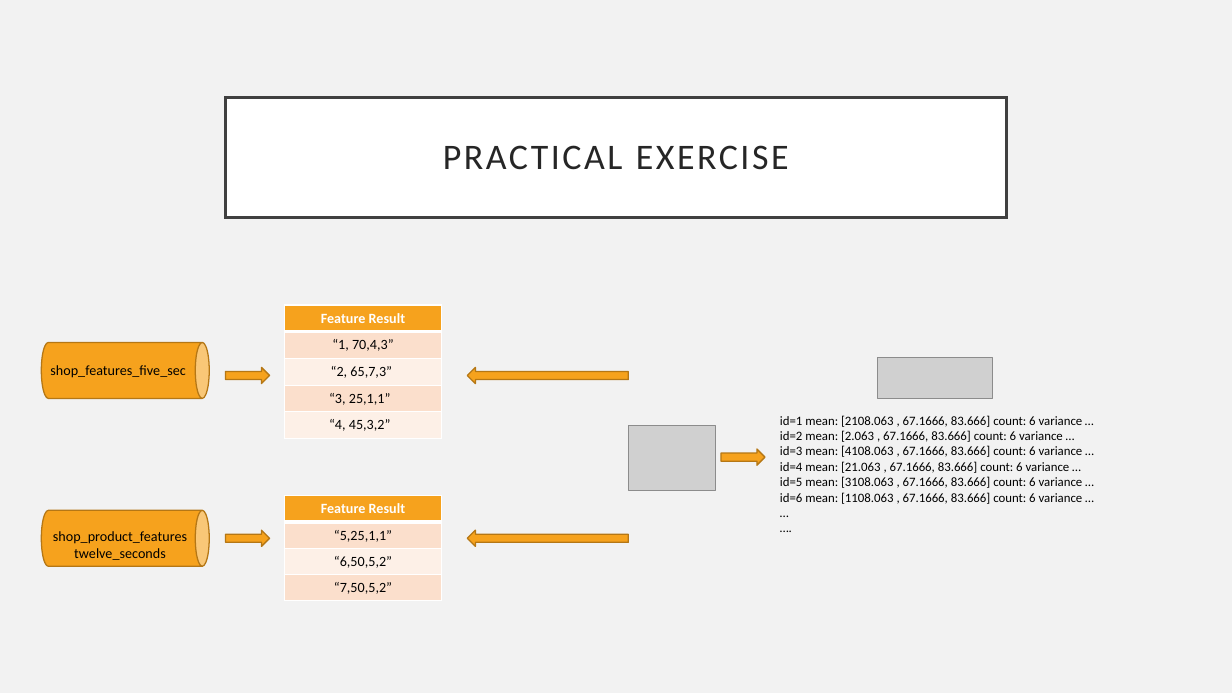
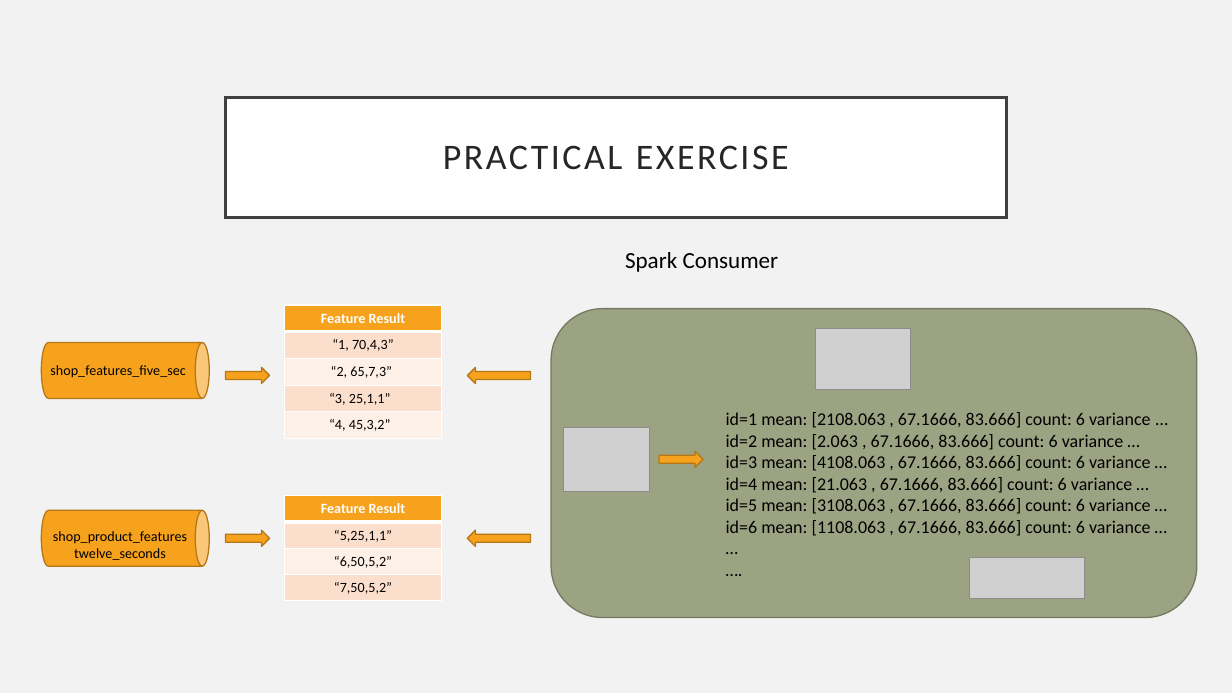
Before and after one commit to dvirgiln/streams-kafka, a slide deck: slide 8 of streams_meetup_presentation.pptx. Drawn at 1232x693 pixels with LibreOffice and Linux fonts; fonts in the diff are those of the drawing; grey boxes stand for pictures. Boxes give left, top, right and bottom in pixels: in the first picture for what was removed or moved away, otherwise in the second. Text is boxed around its words. In the diff, an @@ line names an element or a change of style, - is before the commit and + after.

```diff
--- a/streams_meetup_presentation.pptx
+++ b/streams_meetup_presentation.pptx
@@ text added at <box>625,252,779,272</box>, 18 pt, text #000000 @@
+Spark Consumer
@@ rounded rectangle added at <box>551,309,1197,617</box>, fill #9CA383, outline #737961 1 pt @@
@@ picture added at <box>816,329,911,390</box> @@
@@ right arrow: place and size @@
-right arrow at <box>468,368,628,384</box>
+right arrow at <box>468,368,531,384</box>
@@ text "id=1 mean: [2108.063 , 67.1666, ...": place and size @@
-text "id=1 mean: [2108.063 , 67.1666, ..." at <box>780,415,1083,504</box>
+text "id=1 mean: [2108.063 , 67.1666, ..." at <box>726,412,1150,536</box>
@@ text "id=1 mean: [2108.063 , 67.1666, ..." at <box>726,412,1150,536</box>: size 10 to 14 pt @@
@@ picture: place and size @@
-picture at <box>628,426,715,490</box>
+picture at <box>564,427,651,491</box>
@@ right arrow: place and size @@
-right arrow at <box>721,449,765,466</box>
+right arrow at <box>659,451,703,468</box>
@@ right arrow: place and size @@
-right arrow at <box>468,531,628,547</box>
+right arrow at <box>468,531,531,547</box>
@@ picture: place and size @@
-picture at <box>878,358,994,399</box>
+picture at <box>970,558,1085,600</box>
```
Also in this commit, not shown: 5 other slides changed, 1 slide added, 3 other files.
